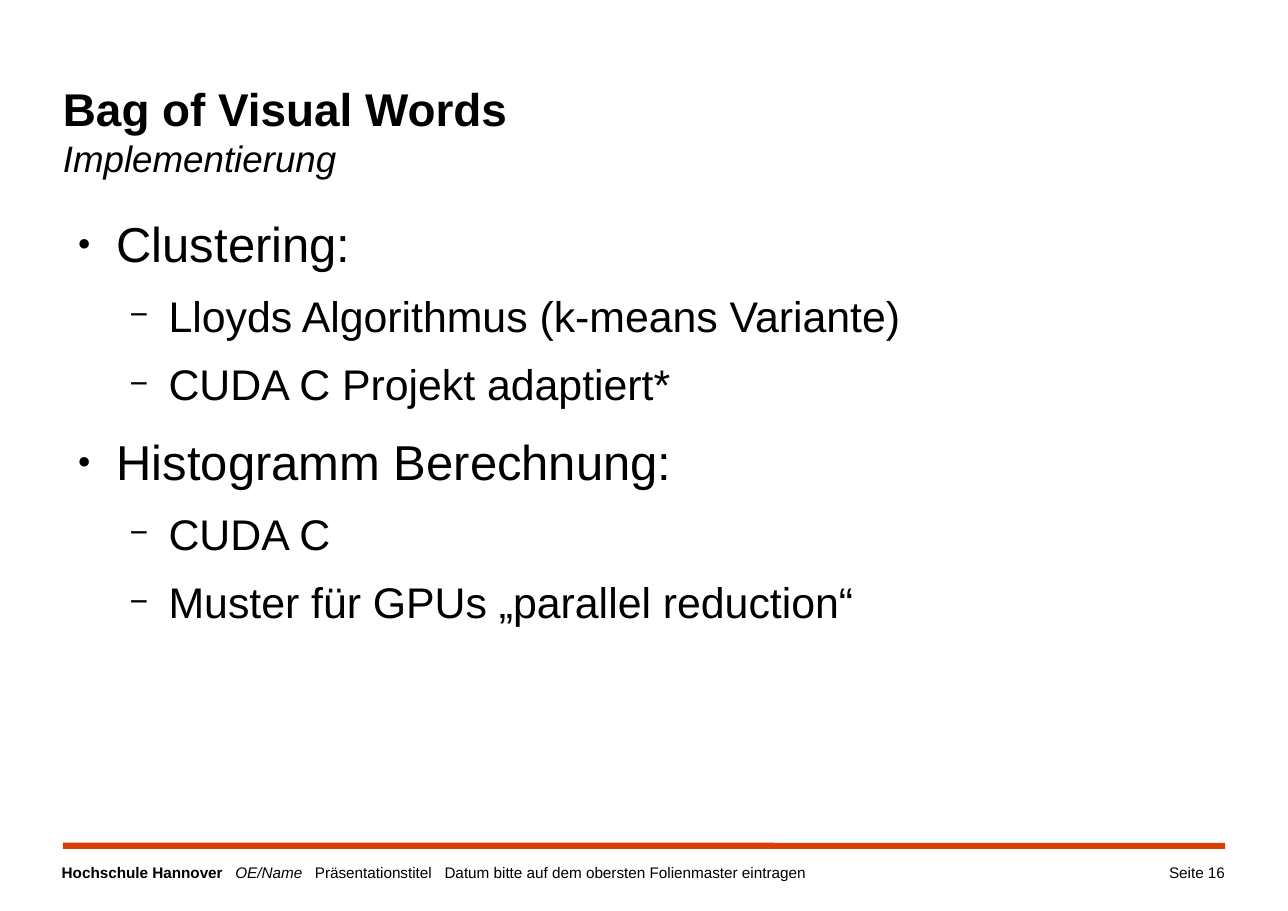
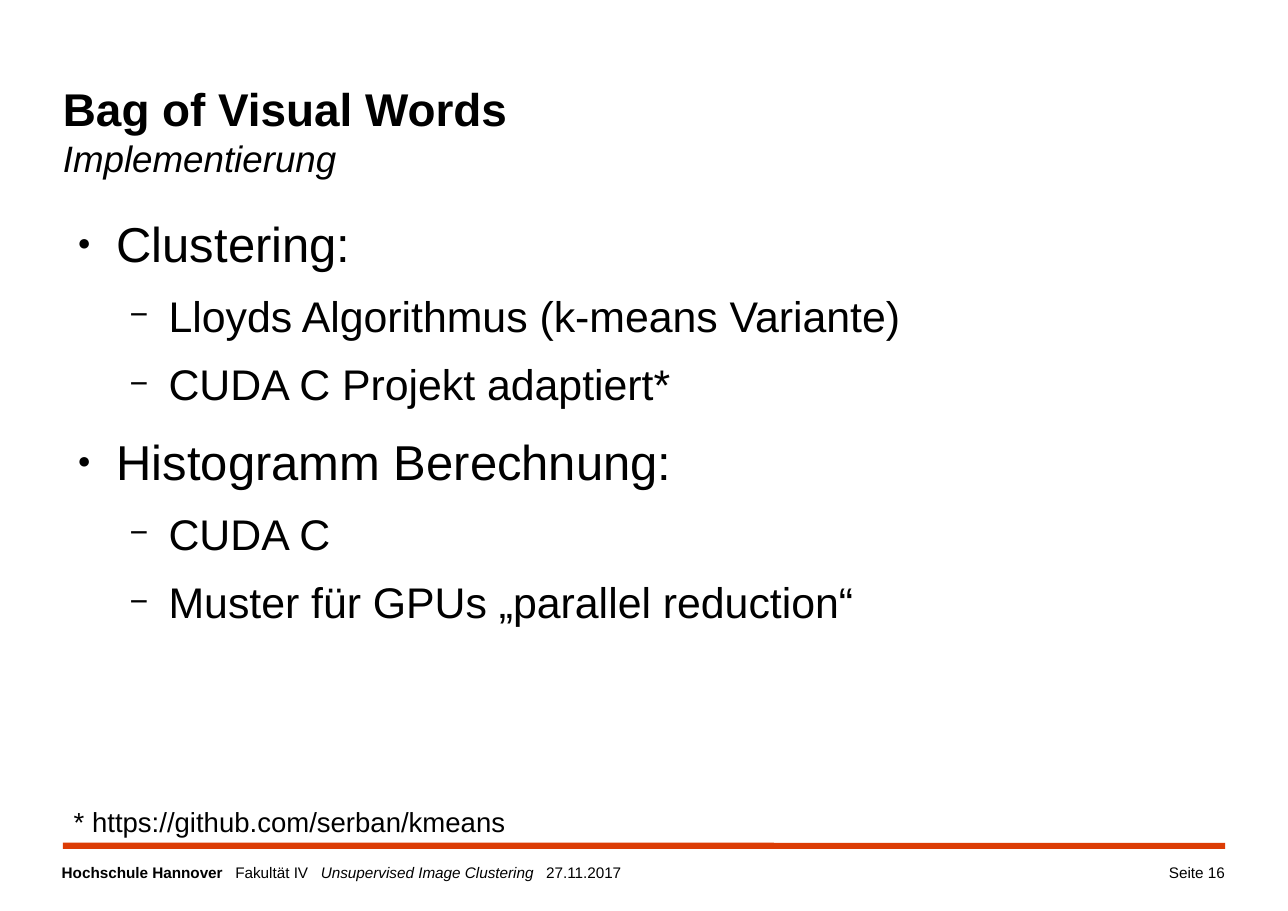
Before and after one commit to a-cl/ma-thesis, a slide deck: slide 16 of kolloquim.pptx. Drawn at 1288x911 pixels with LibreOffice and Linux fonts; fonts in the diff are those of the drawing; background and template pictures are left out. Boxes give left, top, right and bottom in pixels: in the first picture for what was removed or moved away, otherwise in the second. Text is boxed around its words. In the diff, an @@ line names an element or a change of style, - is before the commit and + after.

```diff
--- a/kolloquim.pptx
+++ b/kolloquim.pptx
@@ text added at [92, 812, 505, 838], 18 pt, text #000000 @@
+* https://github.com/serban/kmeans
@@ text at [62, 867, 621, 882]: text changed @@
-Hochschule Hannover OE/Name Präsentationstitel Datum bitte auf dem obersten Folienmaster eintragen
+Hochschule Hannover Fakultät IV Unsupervised Image Clustering 27.11.2017
```
Also in this commit, not shown: 21 other slides changed, 4 slides added, 3 slides removed.
